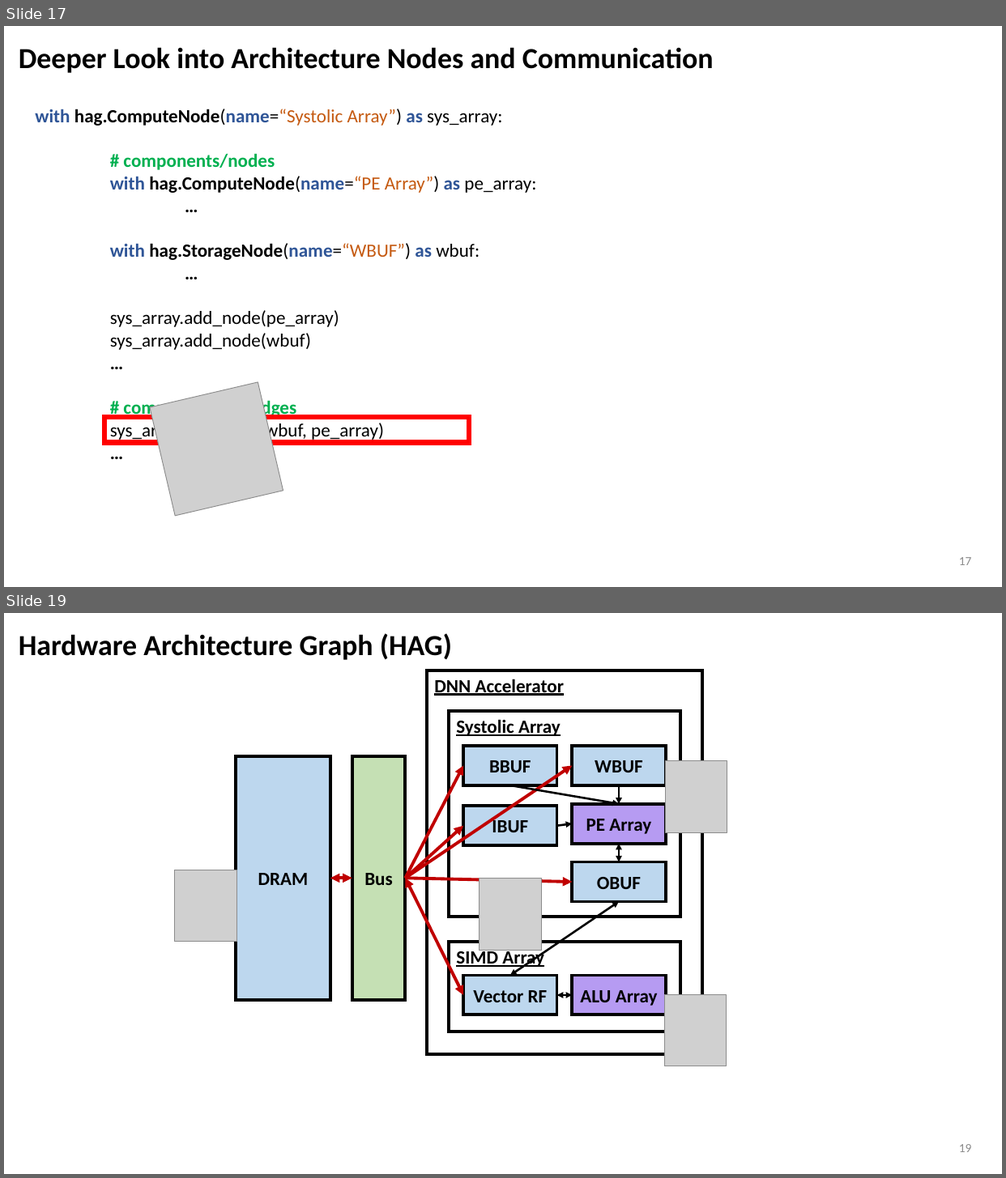
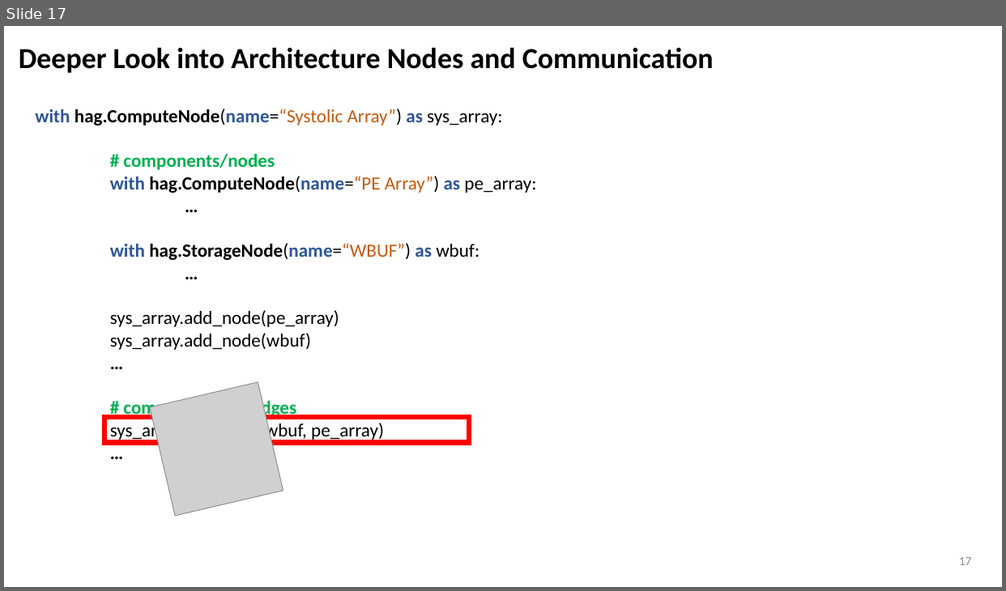
Before and after one commit to he-actlab/codelets.src, a slide deck: docs/20200825_adl_discussion.pptx. Shown one above the other, each under a label of ours: slides 17 and 19 before the commit, slide 17 after it; the slides between them are not shown. The pictures are 1006x1178 and 1006x591 pixels, drawn with LibreOffice and Linux fonts; fonts in the diff are those of the drawing; grey boxes stand for pictures. Boxes give left, top, right and bottom in pixels: in the first picture for what was removed or moved away, otherwise in the second. Text is boxed around its words. In the diff, an @@ line names an element or a change of style, - is before the commit and + after.

```diff
--- a/docs/20200825_adl_discussion.pptx
+++ b/docs/20200825_adl_discussion.pptx
@@ slide 19 removed at [4, 613, 1002, 1174], background #FFFFFF @@
@@ text removed at [19, 633, 452, 660] @@
-Hardware Architecture Graph (HAG)
@@ rectangle removed at [427, 670, 702, 1054] @@
-DNN Accelerator
@@ rectangle removed at [449, 711, 681, 917] @@
-Systolic Array
@@ rectangle removed at [236, 756, 330, 1000] @@
-DRAM
@@ rectangle removed at [352, 756, 405, 1000] @@
-Bus
@@ rectangle removed at [463, 746, 557, 786] @@
-BBUF
@@ rectangle removed at [572, 746, 666, 786] @@
-WBUF
@@ arrow removed from (405, 878) to (463, 766) @@
@@ arrow removed from (405, 878) to (572, 766) @@
@@ picture removed at [665, 761, 727, 833] @@
@@ rectangle removed at [463, 806, 557, 845] @@
-IBUF
@@ arrow removed from (510, 786) to (619, 804) @@
@@ rectangle removed at [572, 804, 666, 844] @@
-PE Array
@@ arrow removed from (619, 786) to (619, 804) @@
@@ arrow removed from (405, 878) to (463, 825) @@
@@ arrow removed from (557, 825) to (572, 824) @@
@@ double arrow removed from (619, 844) to (619, 862) @@
@@ picture removed at [175, 871, 236, 943] @@
@@ double arrow removed from (352, 878) to (330, 878) @@
@@ arrow removed from (405, 878) to (572, 882) @@
@@ double arrow removed from (463, 995) to (405, 878) @@
@@ picture removed at [479, 879, 542, 951] @@
@@ rectangle removed at [572, 862, 666, 902] @@
-OBUF
@@ double arrow removed from (619, 902) to (510, 975) @@
@@ rectangle removed at [449, 942, 681, 1033] @@
-SIMD Array
@@ rectangle removed at [463, 975, 557, 1015] @@
-Vector RF
@@ rectangle removed at [572, 975, 666, 1015] @@
-ALU Array
@@ double arrow removed from (572, 995) to (557, 995) @@
@@ picture removed at [664, 995, 727, 1067] @@
@@ page number removed at [959, 1144, 972, 1152] @@
-19
```
Also in this commit, not shown: 1 slide changed, 4 other files.
